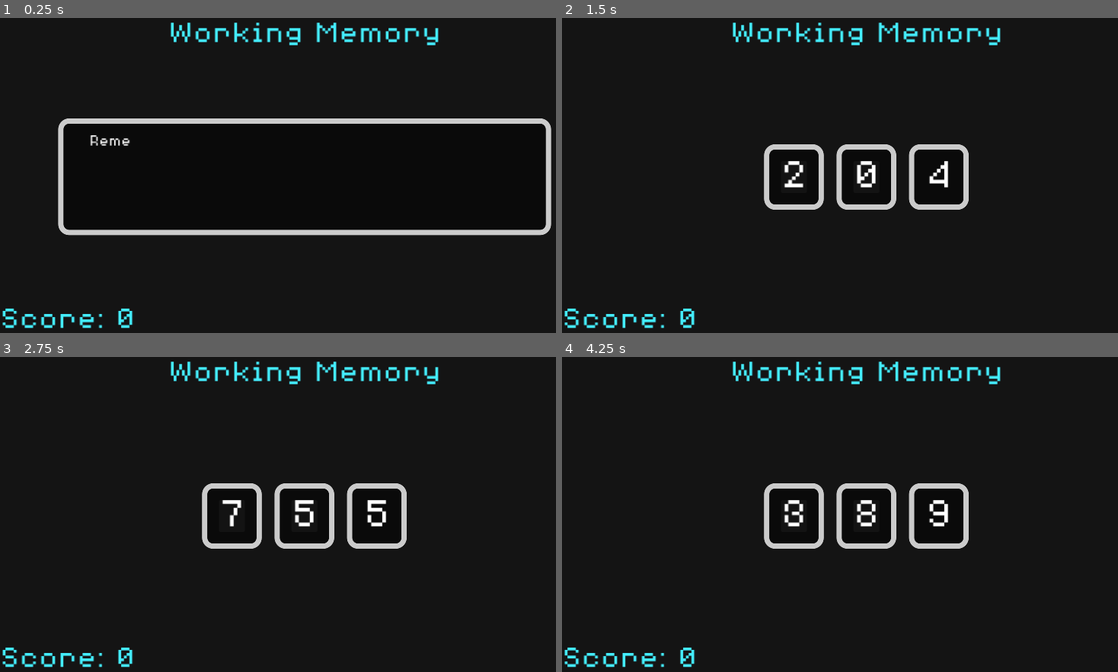
Above: before the commit, frames 1-4 (two rows, left to right).
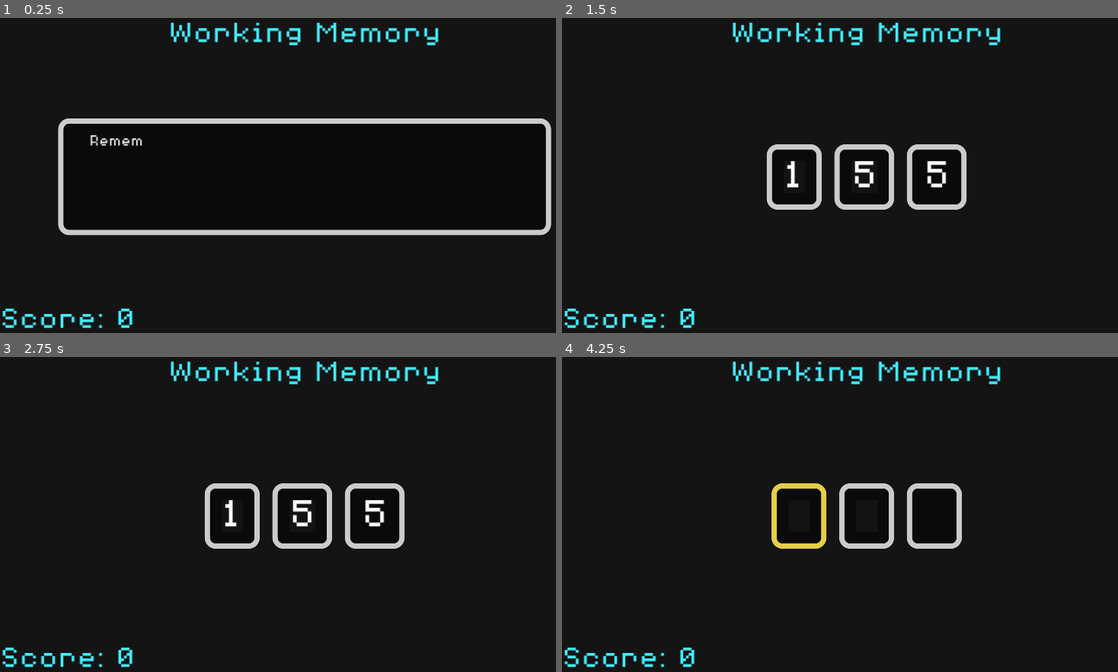
Above: after the commit, the same moments.

Repository: bblodget/WorkingMemory
Game: Godot game, scene res://GameScene.tscn
Same seed, same stepped clock (60 frames per second), same inputs: the game is played once before the commit and once after it.
Inputs:
- Up to frame 1 (0.25 s): no input
- Up to frame 2 (1.5 s): tap Enter (ui_accept) at 0.5, 0.6, 0.77, 1.07 s; tap 0 at 1.35 s
- Up to frame 3 (2.75 s): tap Enter (ui_accept) at 1.52, 1.55, 1.82, 2.3 s; tap 1 at 2.1 s
- Up to frame 4 (4.25 s): tap Enter (ui_accept) at 2.75, 3.02, 3.05, 3.32, 3.77, 3.8, 4.07 s; tap 2 at 2.85 s; tap 3 at 3.6 s

The runs differ from the first frame. In frame 1, less than 0.1% of the frame differs, in the area x 23-26%, y 38-41%; in frame 2, 1.7%; in frame 3, 1.5%; in frame 4, 2.4%, in the area x 36-74%, y 40-61%.

Commit message:
Getting game play working

Diff:
--- a/GameScene.gd
+++ b/GameScene.gd
@@ -21,10 +21,11 @@
 @onready var digit_label6 : Label = $CanvasLayer/MarginContainer/Rows/Numbers/Digit6/MarginContainer/HBoxContainer/Value
 
 @onready var hide_timer : Timer = $HideTimer
-@onready var select_timer : Timer = $SelectTimer
+
+@onready var score_label : Label = $CanvasLayer/MarginContainer/Rows/spacer2/Score
 
 # Amount of time to show the numbers
-var show_time : float = 2.0
+var show_time_per_digit : float = 1.0
 
 var digit : Array = []
 var digit_label : Array = []
@@ -51,7 +52,7 @@
 	HIDE,
 	INPUT,
 	WAIT_USER,
-	FINISHED
+	GAME_OVER
 }
 
 var current_state : State = State.INSTRUCTIONS
@@ -74,6 +75,7 @@
 
 var correct_digit : bool = false
 
+var round_delay : float = 1.0
 
 # Called when the node enters the scene tree for the first time.
 func _ready():
@@ -159,6 +161,7 @@
 	style_green.corner_radius_bottom_left = 20
 	style_green.corner_detail = 10
 
+func _set_digit_boxes_white():
 	# Set all the styles to white initially
 	for i in range(MAX_DIGITS):
 		var panel : Panel = digit[i].get_node("Panel")
@@ -166,12 +169,6 @@
 
 
 
-#func _on_begin_button_pressed():
-#	emit_signal("scene_change", "res://RoundTwoScene.tscn")
-
-#func _on_textbox_close():
-#	emit_signal("scene_change", "res://RoundTwoScene.tscn")
-
 func show_scene():
 	$CanvasLayer.visible = true
 
@@ -183,6 +180,7 @@
 	current_state = State.INSTRUCTIONS
 	current_round = Round.NORMAL
 	enable = true
+	_set_digit_boxes_white()
 
 func _input(event):
 	if event is InputEventKey:
@@ -224,15 +222,21 @@
 			_input_numbers()
 		State.WAIT_USER:
 			pass
+		State.GAME_OVER:
+			_game_over()
 
 func _show_instructions():
+	instructions.clear()
+	num_digits = 3
+
 	match current_round:
 		Round.NORMAL:
 			instructions.queue_text(
-		"Remember the digits in the boxes as they fade away. " +
+		"Remember the digits in the boxes before they disappear. " +
 		"As each box is highlighted type the number that was in the box. " +
 		"Each digit is worth 10 points. " +
-		"\n\n<press spacebar to continue>")
+		"\n\n<press spacebar or enter to begin>")
+			round_delay = 1.0
 
 		Round.PLUS_ONE:
 			instructions.queue_text(
@@ -240,7 +244,8 @@
 		"to each digit.  For example if the digits are 7 8 9, " +
 		"the correct response is 8 9 0. " +
 		"Each digit is worth 20 points. " +
-		"\n\n<press spacebar to continue>")
+		"\n\n<press spacebar or enter to begin>")
+			round_delay = 1.2
 
 		Round.PLUS_THREE:
 			instructions.queue_text(
@@ -248,7 +253,8 @@
 		"to each digit.  For example if the digits are 7 8 9, " +
 		"the correct response is 0 1 2. " +
 		"Each digit is worth 30 points. " +
-		"\n\n<press spacebar to continue>")
+		"\n\n<<press spacebar or enter to begin>")
+			round_delay = 1.5
 
 	instruction_container.visible = true
 	numbers.visible = false
@@ -264,6 +270,7 @@
 	current_state = State.SELECT
 
 func _select_number():
+	_set_digit_boxes_white()
 	instruction_container.visible = false
 	numbers.visible = true
 
@@ -277,7 +284,9 @@
 
 	# Show the numbers for a period
 	current_state = State.HIDE
-	hide_timer.start(show_time)
+
+
+	hide_timer.start(show_time_per_digit*num_digits*round_delay)
 
 
 func _on_hide_timer_timeout():
@@ -292,7 +301,9 @@
 	current_state = State.WAIT_USER
 
 	# Wait one second
-	await get_tree().create_timer(1.0).timeout
+	await get_tree().create_timer(0.5).timeout
+
+	var all_correct : bool = true
 
 	for i in range(num_digits):
 		print("highlight: digit"+str(i))
@@ -306,14 +317,33 @@
 		panel.add_theme_stylebox_override("panel", style_yellow)
 
 		# Wait one second
-		await get_tree().create_timer(2.0).timeout
+		await get_tree().create_timer(2.0*round_delay).timeout
 
 		# Color box green if correct else red
 		if correct_digit:
 			# Make digit box green
 			panel.add_theme_stylebox_override("panel", style_green)
+			_inc_score()
 		else:
 			panel.add_theme_stylebox_override("panel", style_red)
+			all_correct = false
+
+	# If got it correct add a box
+	if all_correct and num_digits < 7:
+		num_digits = num_digits + 1
+		current_state = State.SELECT
+	else:
+		match current_round:
+			Round.NORMAL:
+				current_round = Round.PLUS_ONE
+				current_state = State.INSTRUCTIONS
+			Round.PLUS_ONE:
+				current_round = Round.PLUS_THREE
+				current_state = State.INSTRUCTIONS
+			Round.PLUS_THREE:
+				current_state = State.GAME_OVER
+
+
 
 
 func _handle_number(user_value):
@@ -321,6 +351,11 @@
 		return
 
 	var target_value : int = int(digit_label[target_digit].text)
+	match current_round:
+		Round.PLUS_ONE:
+			target_value = (target_value + 1) % 10
+		Round.PLUS_THREE:
+			target_value = (target_value + 3) % 10
 
 	print("user_value: "+str(user_value)+" target_value: "+str(target_value))
 	if user_value == target_value:
@@ -333,3 +368,18 @@
 	# display the user value in the box
 	digit_label[target_digit].text = str(user_value)
 	digit_label[target_digit].visible = true
+
+func _inc_score():
+	match current_round:
+		Round.NORMAL:
+			score += 10
+		Round.PLUS_ONE:
+			score += 20
+		Round.PLUS_THREE:
+			score += 30
+
+	score_label.text = "Score: " + str(score)
+
+
+func _game_over():
+	print("Game Over!")
--- a/GameScene.tscn
+++ b/GameScene.tscn
@@ -326,7 +326,4 @@
 [node name="HideTimer" type="Timer" parent="."]
 one_shot = true
 
-[node name="SelectTimer" type="Timer" parent="."]
-one_shot = true
-
 [connection signal="timeout" from="HideTimer" to="." method="_on_hide_timer_timeout"]
--- a/Textbox2.gd
+++ b/Textbox2.gd
@@ -46,14 +46,22 @@
 		State.FINISHED:
 			# enter is ui_accept
 			if Input.is_action_just_pressed("ui_accept"):
-				if !text_queue.is_empty():
-					change_state(State.READY)
-					hide_textbox()
-				else:
-					textbox_close.emit()
+				change_state(State.READY)
+				hide_textbox()
+				textbox_close.emit()
+
+				#if !text_queue.is_empty():
+				#	change_state(State.READY)
+				#	hide_textbox()
+				#else:
+				#	textbox_close.emit()
 
 func queue_text(next_text):
 	text_queue.push_back(next_text)
+
+func clear():
+	hide_textbox()
+	text_queue.clear()
 
 func hide_textbox():
 	start_symbol.text = ""
